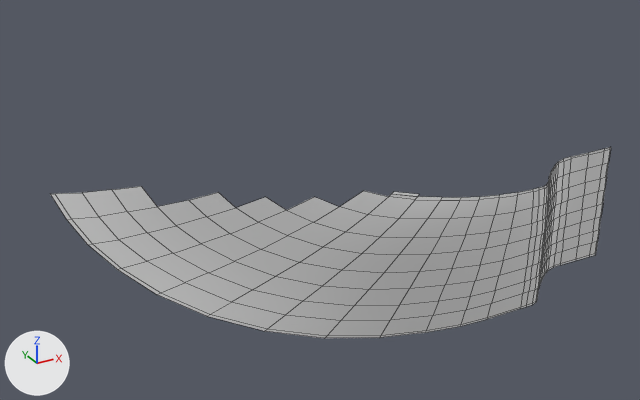
One commit to the OBJ model PadForge.App/3DModels/XboxSeries/Remix/Decal-L1.obj: the scene before it, then after it.
Rendered twice from a 50 mm camera at (-62.6, -86.4, 5.5) aimed at (-39.4, -44.2, -15.6). Lighting does not change. The marker at lower left points along +X, +Y and +Z. The first picture is the older version. Mesh edges are drawn as thin lines. Where no turn or scale is listed for an object, it has been applied to the vertices.

Before the edit, the objects in view are built like this:
```python
me_decal_l1 = bpy.data.meshes.new('Decal-L1')
me_decal_l1.from_pydata(...)  # 318 vertices, 275 faces; spans x -54.0..-19.6, y -51.1..-40.1, z -22.6..-12.5
ob_decal_l1 = bpy.data.objects.new('Decal-L1', me_decal_l1)
ob_decal_l1.location = (0.0, 0.0, 0.0)
```
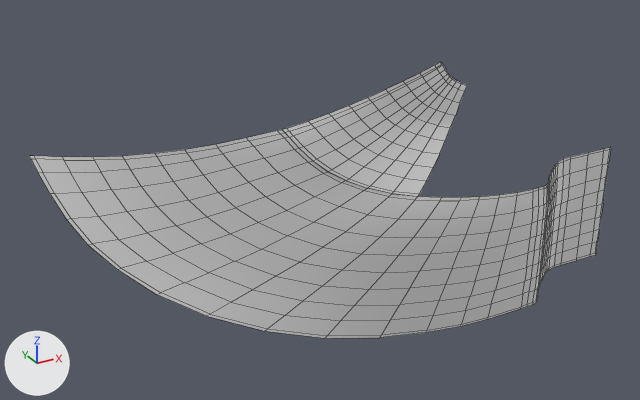
Diff of the bpy script that builds the scene:
```diff
--- a/PadForge.App/3DModels/XboxSeries/Remix/Decal-L1.obj.py
+++ b/PadForge.App/3DModels/XboxSeries/Remix/Decal-L1.obj.py
@@ me_decal_l1 @@
 # used by ob_decal_l1; location = (0.0, 0.0, 0.0)
-me_decal_l1.from_pydata(...)  # 318 vertices, 275 faces; spans x -54.0..-19.6, y -51.1..-40.1, z -22.6..-12.5
+me_decal_l1.from_pydata(...)  # 483 vertices, 419 faces; spans x -54.7..-19.6, y -51.1..-39.1, z -22.6..-7.0
+# me_decal_l1 part 1
+# 160 vertices are added at x -54.7..-31.3, y -50.0..-39.1, z -12.9..-7.0
+# 5 new vertices lie (1.1, 0.2, 0.3) away from vertices in x -38.4..-35.8, y -48.8..-48.4, z -9.4..-7.9
+# 144 new faces join them
```

Pixel boxes [x1, y1, x2, y2] of what changed, in the pictures (640 x 400 px):
'Decal-L1', reshaped (44% taller): before [50, 147, 611, 338]; after [29, 62, 611, 338]
part 1 of me_decal_l1, added: after [29, 62, 467, 210]
